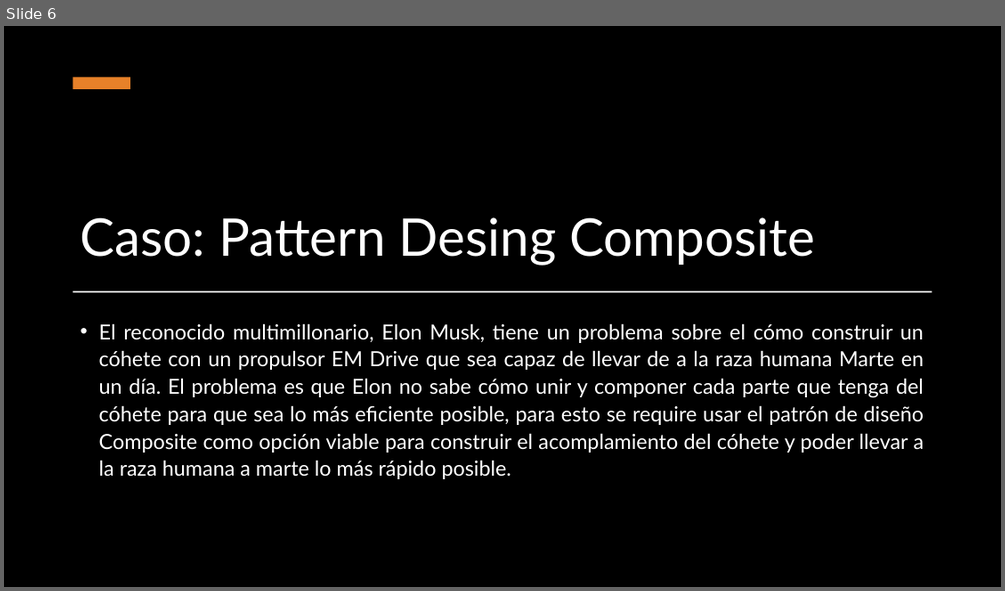
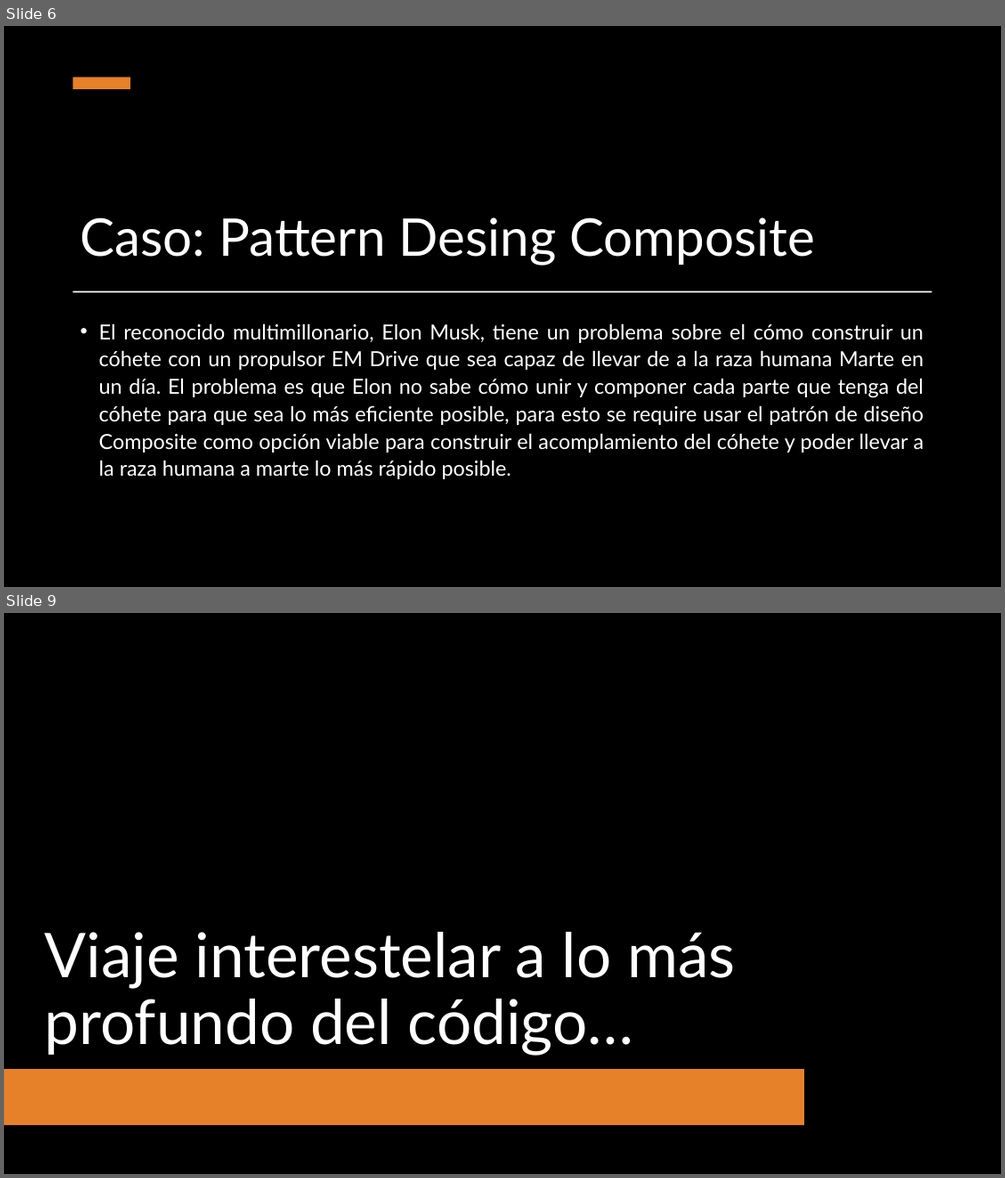
Before and after one commit to luisalazago/Practicas-POO, a slide deck: Parcial 3 POO/Presentación Composite.pptx. Shown one above the other, each under a label of ours: slide 6 before the commit, slides 6 and 9 after it; the slides between them are not shown. The pictures are 1005x591 and 1005x1178 pixels, drawn with LibreOffice and Linux fonts; fonts in the diff are those of the drawing; background and template pictures are left out. Boxes give left, top, right and bottom in pixels: in the first picture for what was removed or moved away, otherwise in the second. Text is boxed around its words. In the diff, an @@ line names an element or a change of style, - is before the commit and + after.

```diff
--- a/Parcial 3 POO/Presentación Composite.pptx
+++ b/Parcial 3 POO/Presentación Composite.pptx
@@ slide 9 added at box(4, 613, 1001, 1174), background picture (left out); not listed: 2 template elements that a slide beside it also shows @@
@@ rectangle added at box(4, 613, 1001, 1174), fill #000000 @@
@@ rectangle added at box(4, 798, 1001, 1174), fill gradient #000000 @@
@@ title added at box(45, 932, 735, 1055), 59.4 pt, text #FFFFFF @@
+Viaje interestelar a lo más profundo del código…
@@ rounded rectangle added at box(4, 1070, 804, 1126), fill #E78129 @@
```
Also in this commit, not shown: 2 other slides added, 1 slide removed, 3 other files.
